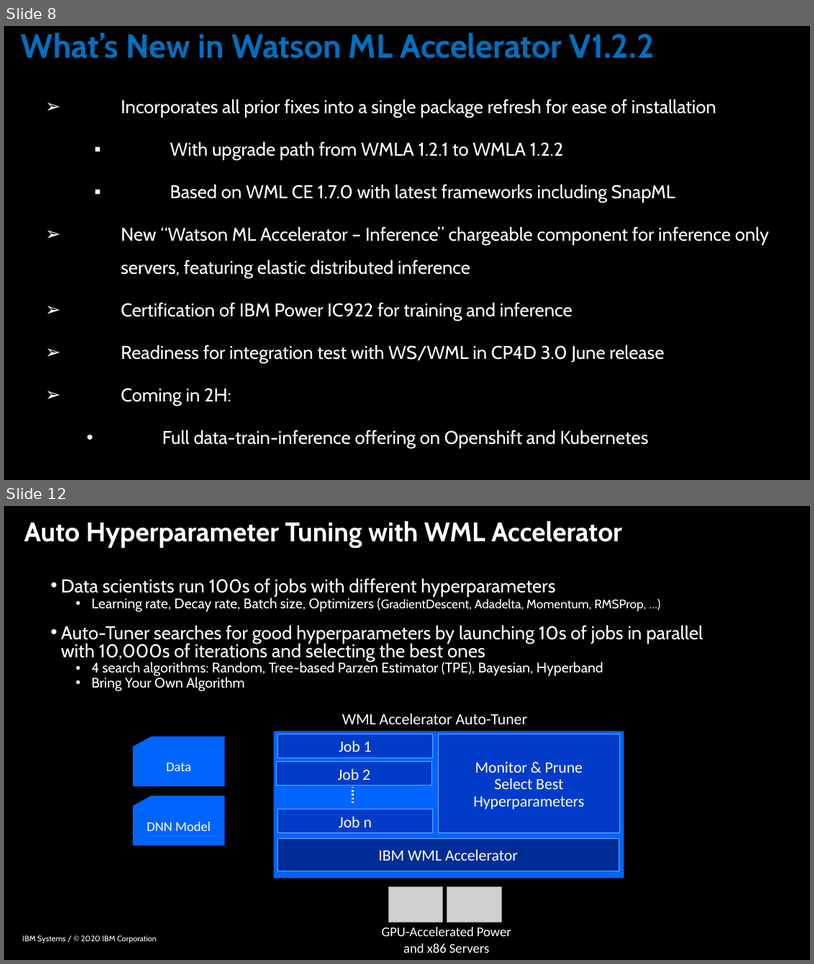
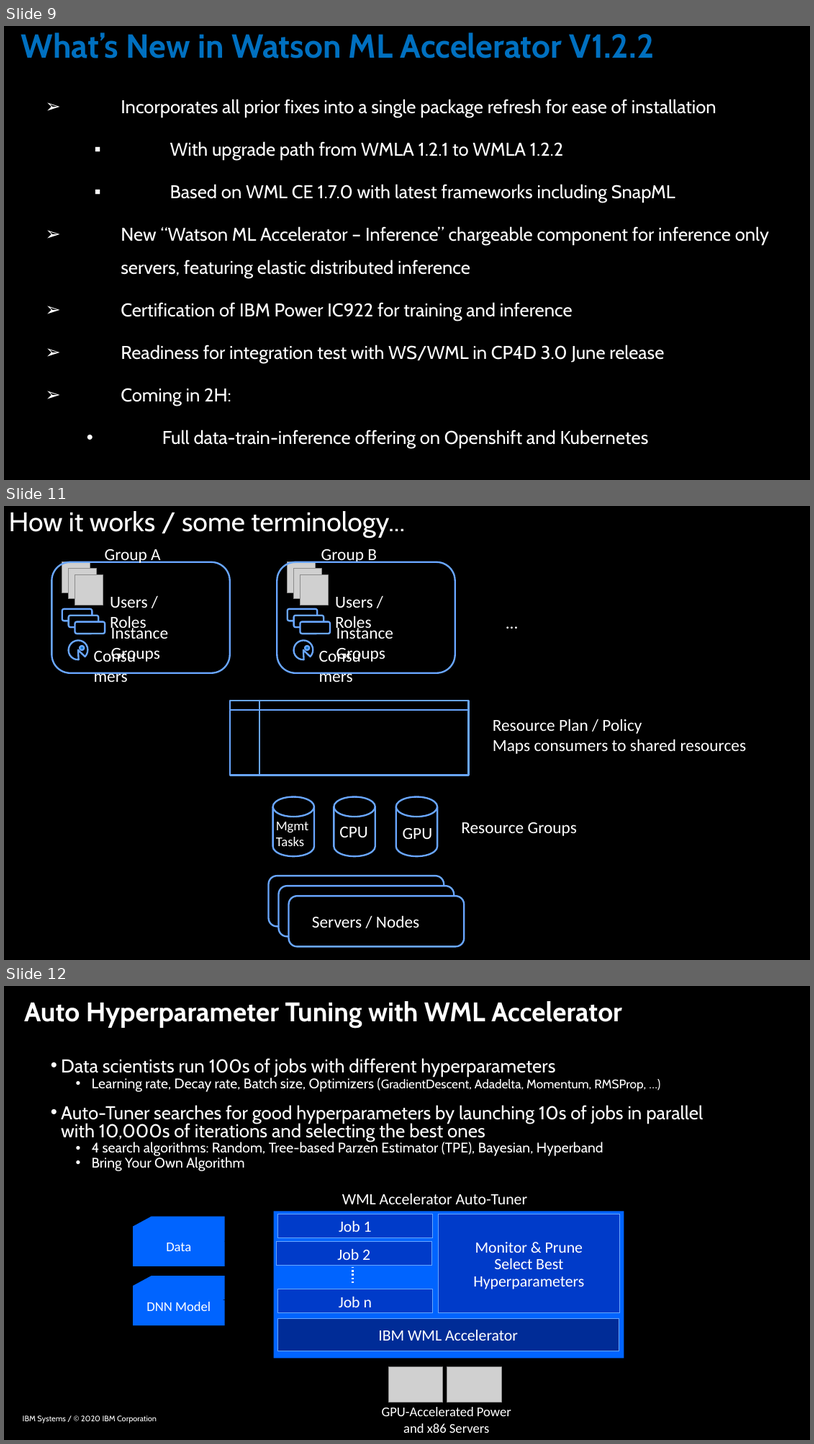
Before and after one commit to IBM/wmla-learning-path, a slide deck: AI Systems College - WMLA overview.pptx. Shown one above the other, each under a label of ours: slides 8 and 12 before the commit, slides 9, 11 and 12 after it; the slides between them are not shown. The pictures are 814x964 and 814x1444 pixels, drawn with LibreOffice and Linux fonts; fonts in the diff are those of the drawing; grey boxes stand for pictures. Boxes give left, top, right and bottom in pixels: in the first picture for what was removed or moved away, otherwise in the second. Text is boxed around its words. In the diff, an @@ line names an element or a change of style, - is before the commit and + after.

```diff
--- a/AI Systems College - WMLA overview.pptx
+++ b/AI Systems College - WMLA overview.pptx
@@ slide 11 added at bbox=[4, 506, 810, 960], background #000000 @@
@@ title added at bbox=[9, 511, 405, 537], 32 pt, text #FFFFFF @@
+How it works / some terminology...
@@ group added at bbox=[52, 562, 230, 673]: 4 rounded rectangles, 3 pictures, 3 texts, 1 pie slice (boxed as its full ellipse), 1 ellipse @@
+Consumers
+Instance Groups
+Users / Roles
@@ text added at bbox=[105, 549, 160, 563], 20 pt, text #FFFFFF @@
+Group A
@@ group added at bbox=[278, 562, 609, 751]: 4 rounded rectangles, 3 pictures, 3 texts, 1 pie slice (boxed as its full ellipse), 1 ellipse @@
+Consumers
+Instance Groups
+Users / Roles
@@ text added at bbox=[322, 549, 377, 563], 20 pt, text #FFFFFF @@
+Group B
@@ text added at bbox=[503, 609, 522, 636], 20 pt, text #FFFFFF @@
+...
@@ flow chart internal storage added at bbox=[230, 700, 469, 775], fill #000000, outline #69A6FF 2 pt @@
@@ text added at bbox=[493, 718, 747, 754], 20 pt, text #FFFFFF @@
+Resource Plan / Policy
+Maps consumers to shared resources
@@ cylinder added at bbox=[273, 796, 314, 856], fill #000000, outline #69A6FF 2 pt @@
@@ cylinder added at bbox=[334, 796, 376, 856], fill #000000, outline #69A6FF 2 pt @@
@@ cylinder added at bbox=[396, 796, 437, 856], fill #000000, outline #69A6FF 2 pt @@
@@ text added at bbox=[276, 821, 309, 846], 16 pt, text #FFFFFF @@
+Mgmt
+Tasks
@@ text added at bbox=[340, 826, 368, 837], 20 pt, text #FFFFFF @@
+CPU
@@ text added at bbox=[403, 828, 433, 839], 20 pt, text #FFFFFF @@
+GPU
@@ text added at bbox=[461, 822, 577, 836], 20 pt, text #FFFFFF @@
+Resource Groups
@@ rounded rectangle added at bbox=[269, 875, 445, 926], fill #000000, outline #69A6FF 2 pt @@
@@ rounded rectangle added at bbox=[278, 886, 454, 937], fill #000000, outline #69A6FF 2 pt @@
@@ rounded rectangle added at bbox=[289, 896, 464, 947], fill #000000, outline #69A6FF 2 pt @@
@@ text added at bbox=[312, 915, 419, 927], 20 pt, text #FFFFFF @@
+Servers / Nodes
@@ what was slide 8 is now slide 9 @@
```
Also in this commit, not shown: 1 slide changed, 2 other slides added, 1 slide removed.
